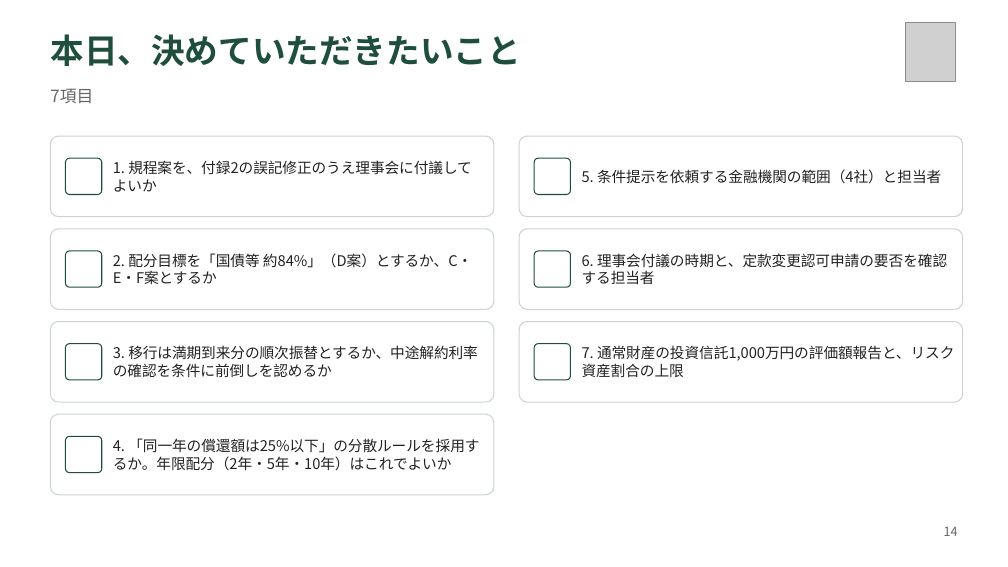
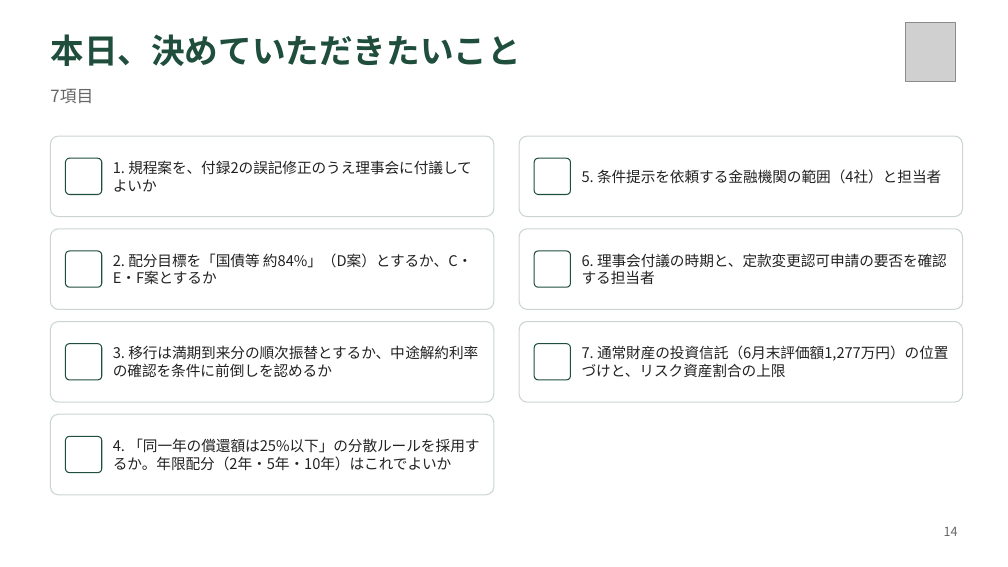
Before and after one commit to TakaS-JP/ClaudeGitHub, a slide deck: slide 14 of docs/ibaraki-kouseihogo/基本財産運用検討会_説明資料案_2026-09.pptx. Drawn at 1008x567 pixels with LibreOffice and Linux fonts; fonts in the diff are those of the drawing; grey boxes stand for pictures. Boxes give left, top, right and bottom in pixels: in the first picture for what was removed or moved away, otherwise in the second. Text is boxed around its words. In the diff, an @@ line names an element or a change of style, - is before the commit and + after.

```diff
--- a/docs/ibaraki-kouseihogo/基本財産運用検討会_説明資料案_2026-09.pptx
+++ b/docs/ibaraki-kouseihogo/基本財産運用検討会_説明資料案_2026-09.pptx
@@ text at (582,345,949,377): text changed @@
-7. 通常財産の投資信託1,000万円の評価額報告と、リスク資産割合の上限
+7. 通常財産の投資信託（6月末評価額1,277万円）の位置づけと、リスク資産割合の上限
```
Also in this commit, not shown: 8 other slides changed, 18 other files.
